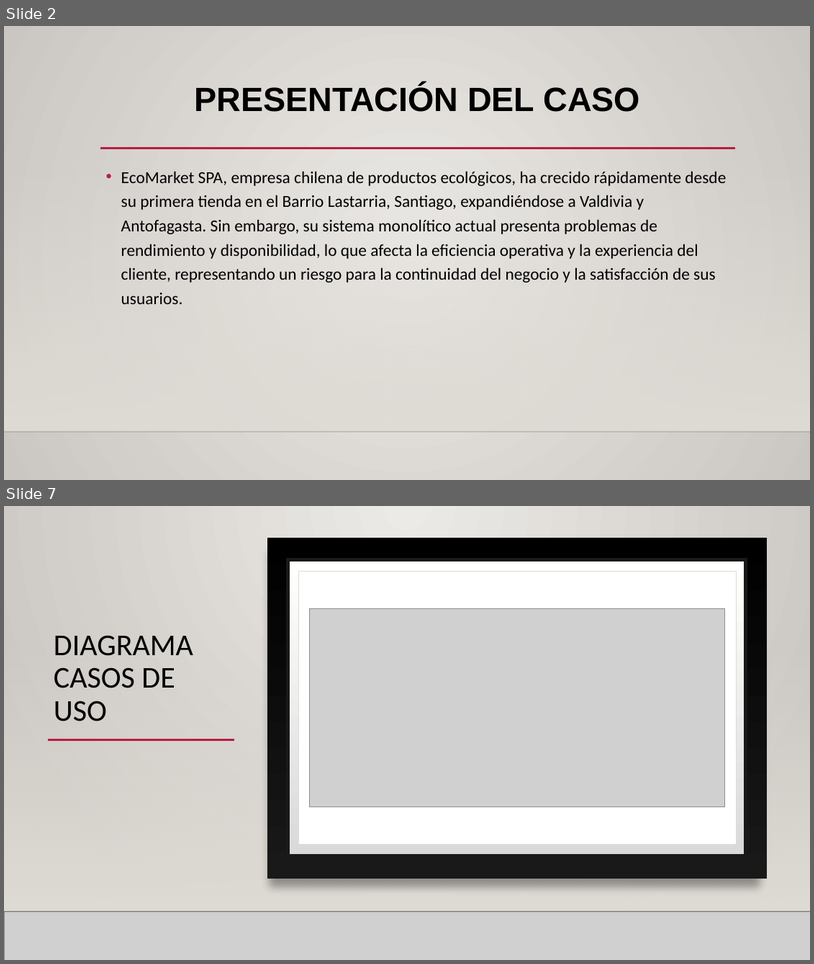
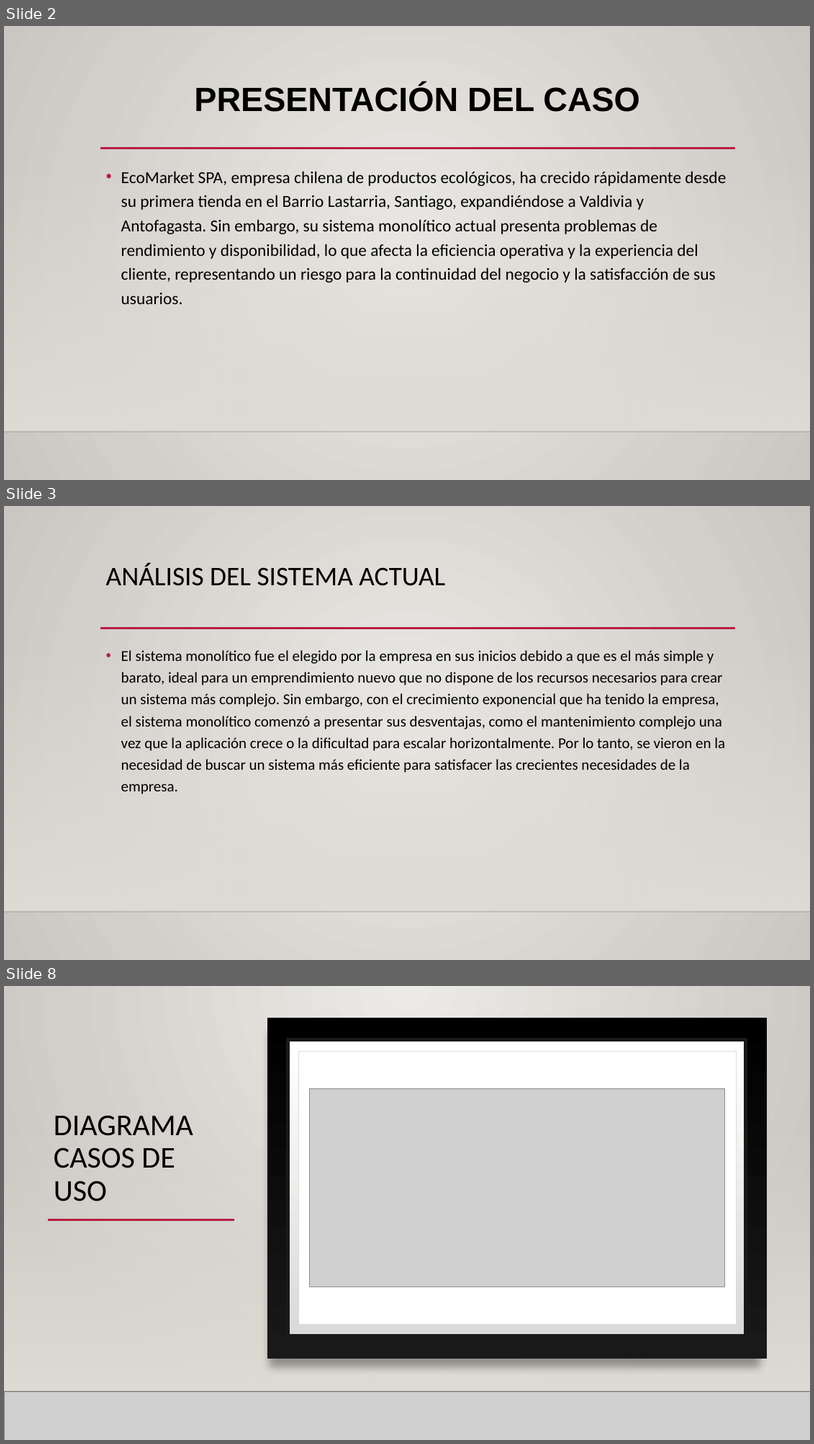
Before and after one commit to VicenteAlfaroS/Experiencia-1-Caso-3-nombre-Vicente-Alfaro, a slide deck: Presentacion caso 3.pptx. Shown one above the other, each under a label of ours: slides 2 and 7 before the commit, slides 2, 3 and 8 after it; the slides between them are not shown. The pictures are 814x964 and 814x1444 pixels, drawn with LibreOffice and Linux fonts; fonts in the diff are those of the drawing; grey boxes stand for pictures; background and template pictures are left out. Boxes give left, top, right and bottom in pixels: in the first picture for what was removed or moved away, otherwise in the second. Text is boxed around its words. In the diff, an @@ line names an element or a change of style, - is before the commit and + after.

```diff
--- a/Presentacion caso 3.pptx
+++ b/Presentacion caso 3.pptx
@@ slide 3 added at [4, 506, 810, 960], background gradient #ECEAE7 to #CAC7C1; not listed: 3 template elements that a slide beside it also shows @@
@@ title added at [106, 563, 445, 586], 32 pt, text #000000 @@
+ANÁLISIS DEL SISTEMA ACTUAL
@@ text added at [121, 650, 725, 794], 18 pt, text #000000 @@
+• El sistema monolítico fue el elegido por la empresa en sus inicios debido a que es el más simple y barato, ideal para un emprendimiento nuevo que no dispone de los recursos necesarios para crear un sistema más complejo. Sin embargo, con el crecimiento exponencial que ha tenido la empresa, el sistema monolítico comenzó a presentar sus desventajas, como el mantenimiento complejo una vez que la aplicación crece o la dificultad para escalar horizontalmente. Por lo tanto, se vieron en la necesidad de buscar un sistema más eficiente para satisfacer las crecientes necesidades de la empresa.
@@ what was slide 7 is now slide 8 @@
```
Also in this commit, not shown: 5 slides changed, 1 other slide added.
